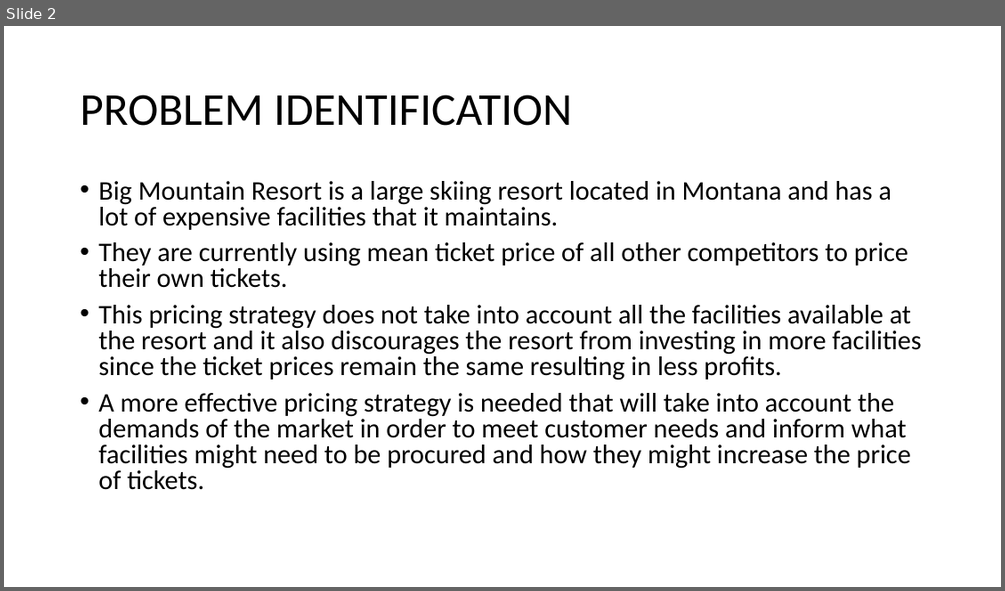
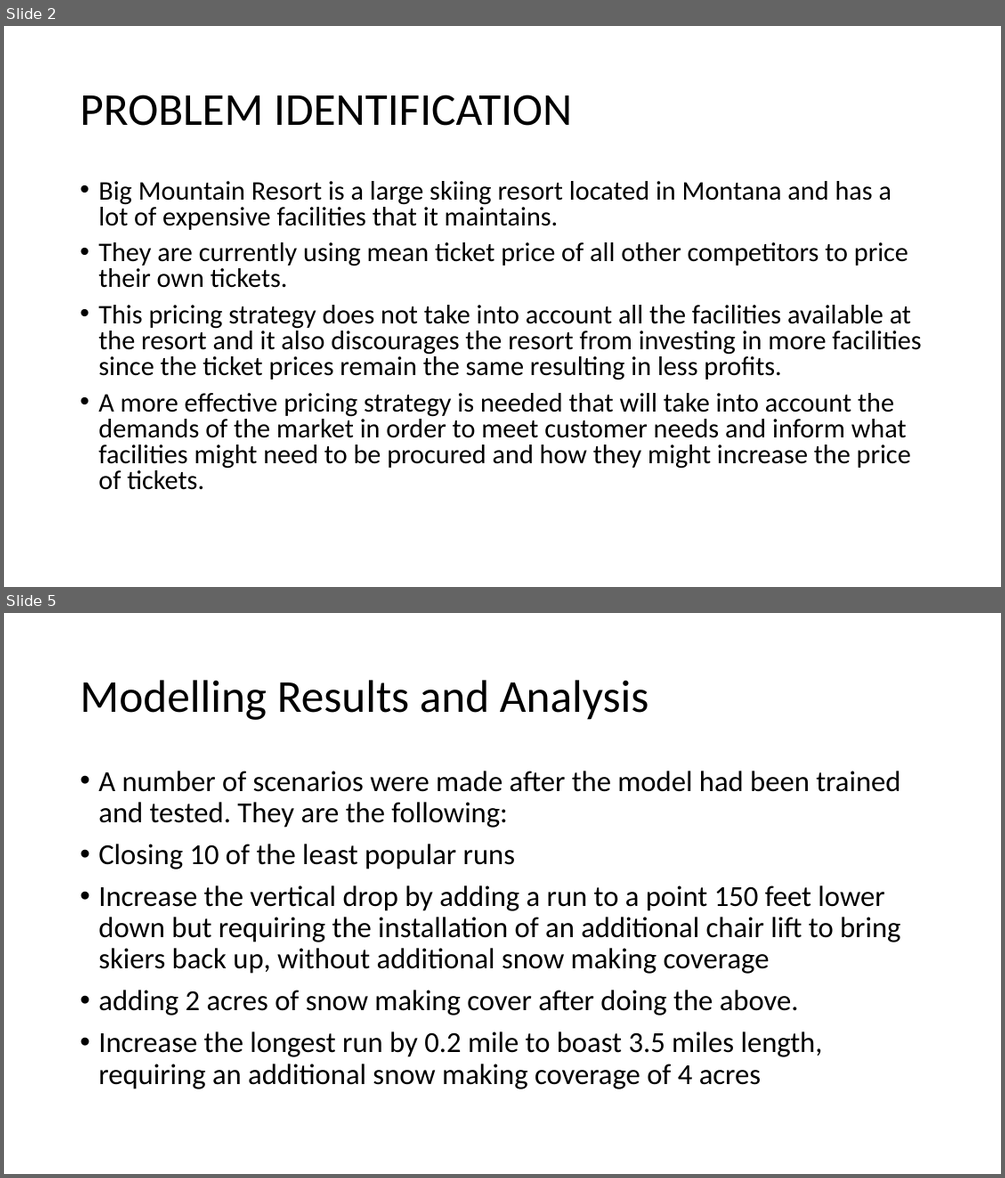
Before and after one commit to Thaps/DataScienceGuidedCapstone, a slide deck: BIG MOUNTAIN RESORT – PRICING STRATEGY.pptx. Shown one above the other, each under a label of ours: slide 2 before the commit, slides 2 and 5 after it; the slides between them are not shown. The pictures are 1005x591 and 1005x1178 pixels, drawn with LibreOffice and Linux fonts; fonts in the diff are those of the drawing. Boxes give left, top, right and bottom in pixels: in the first picture for what was removed or moved away, otherwise in the second. Text is boxed around its words. In the diff, an @@ line names an element or a change of style, - is before the commit and + after.

```diff
--- a/BIG MOUNTAIN RESORT – PRICING STRATEGY.pptx
+++ b/BIG MOUNTAIN RESORT – PRICING STRATEGY.pptx
@@ slide 5 added at bbox=[4, 613, 1001, 1174], background #FFFFFF @@
@@ title added at bbox=[80, 680, 649, 720], 44 pt, text #000000 @@
+Modelling Results and Analysis
@@ text added at bbox=[98, 771, 900, 1089], 28 pt, text #000000 @@
+• A number of scenarios were made after the model had been trained and tested. They are the following:
+• Closing 10 of the least popular runs
+• Increase the vertical drop by adding a run to a point 150 feet lower down but requiring the installation of an additional chair lift to bring skiers back up, without additional snow making coverage
+• adding 2 acres of snow making cover after doing the above.
+• Increase the longest run by 0.2 mile to boast 3.5 miles length, requiring an additional snow making coverage of 4 acres
```
Also in this commit, not shown: 3 slides changed, 1 other slide added, 1 other file.
